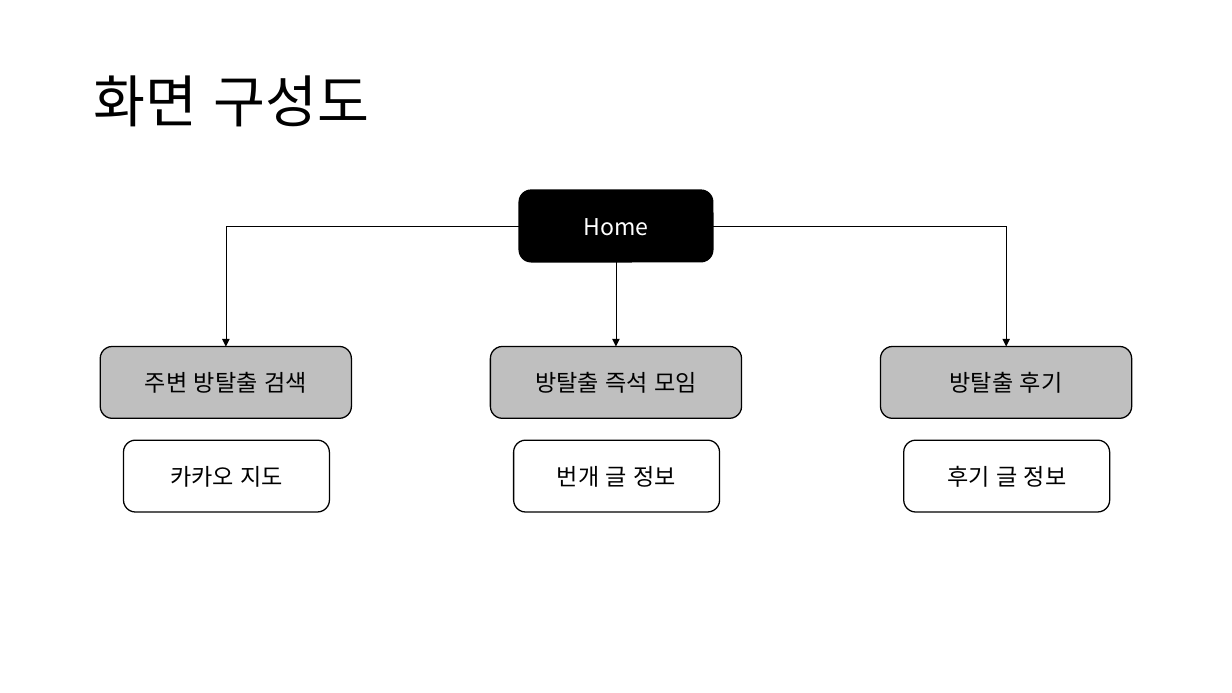
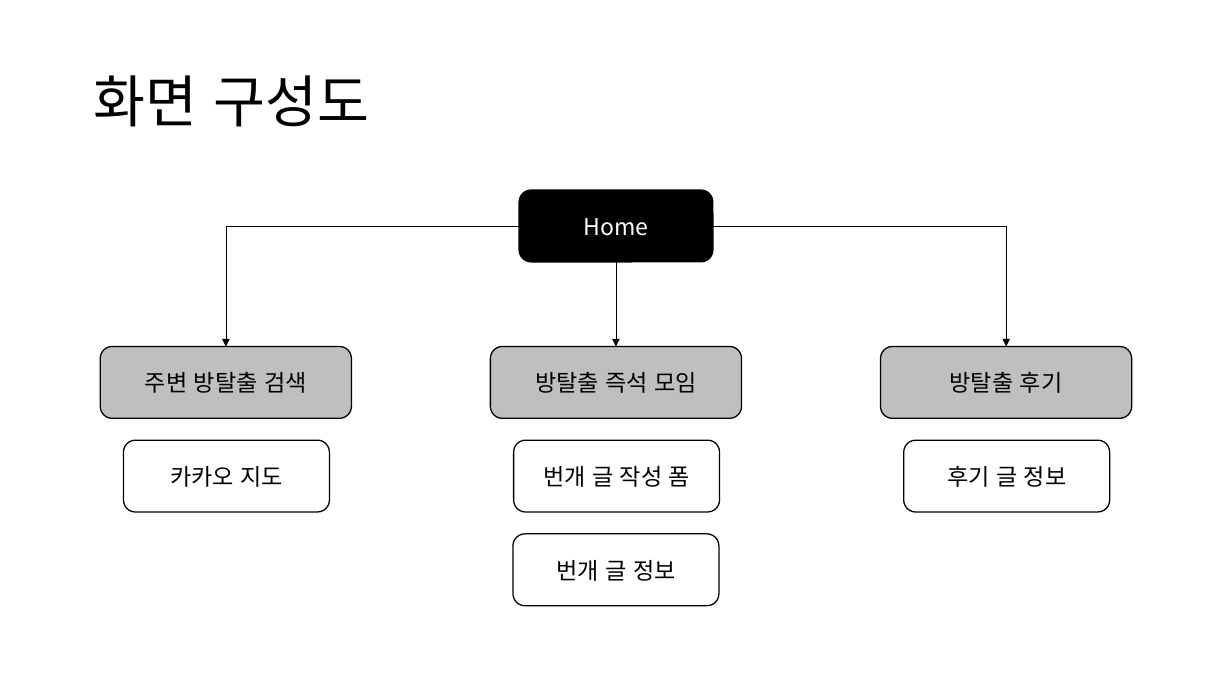
Before and after one commit to MJKim99/Frontend-Study, a slide deck: slide 3 of myweb/doc/UI 설계 문서.pptx. Drawn at 1232x693 pixels with LibreOffice and Linux fonts; fonts in the diff are those of the drawing. Boxes give left, top, right and bottom in pixels: in the first picture for what was removed or moved away, otherwise in the second. Text is boxed around its words. In the diff, an @@ line names an element or a change of style, - is before the commit and + after.

Commit message:
doc 편집
UI 설계 문서 작성
스토리보드 추가

```diff
--- a/myweb/doc/UI 설계 문서.pptx
+++ b/myweb/doc/UI 설계 문서.pptx
@@ text in rounded rectangle at (x1=543, y1=466, x2=690, y2=487): text changed @@
-번개 글 정보
+번개 글 작성 폼
@@ rounded rectangle added at (x1=513, y1=534, x2=719, y2=606), fill #FFFFFF, outline #000000 1 pt, 18 pt, text #000000 @@
+번개 글 정보
```
Also in this commit, not shown: 6 slides added, 1 slide removed.
